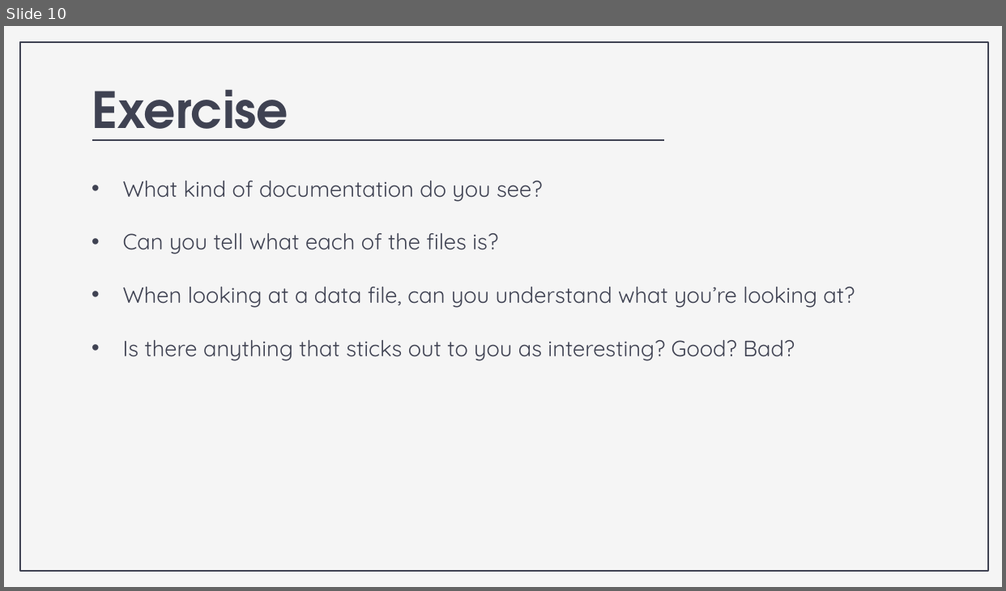
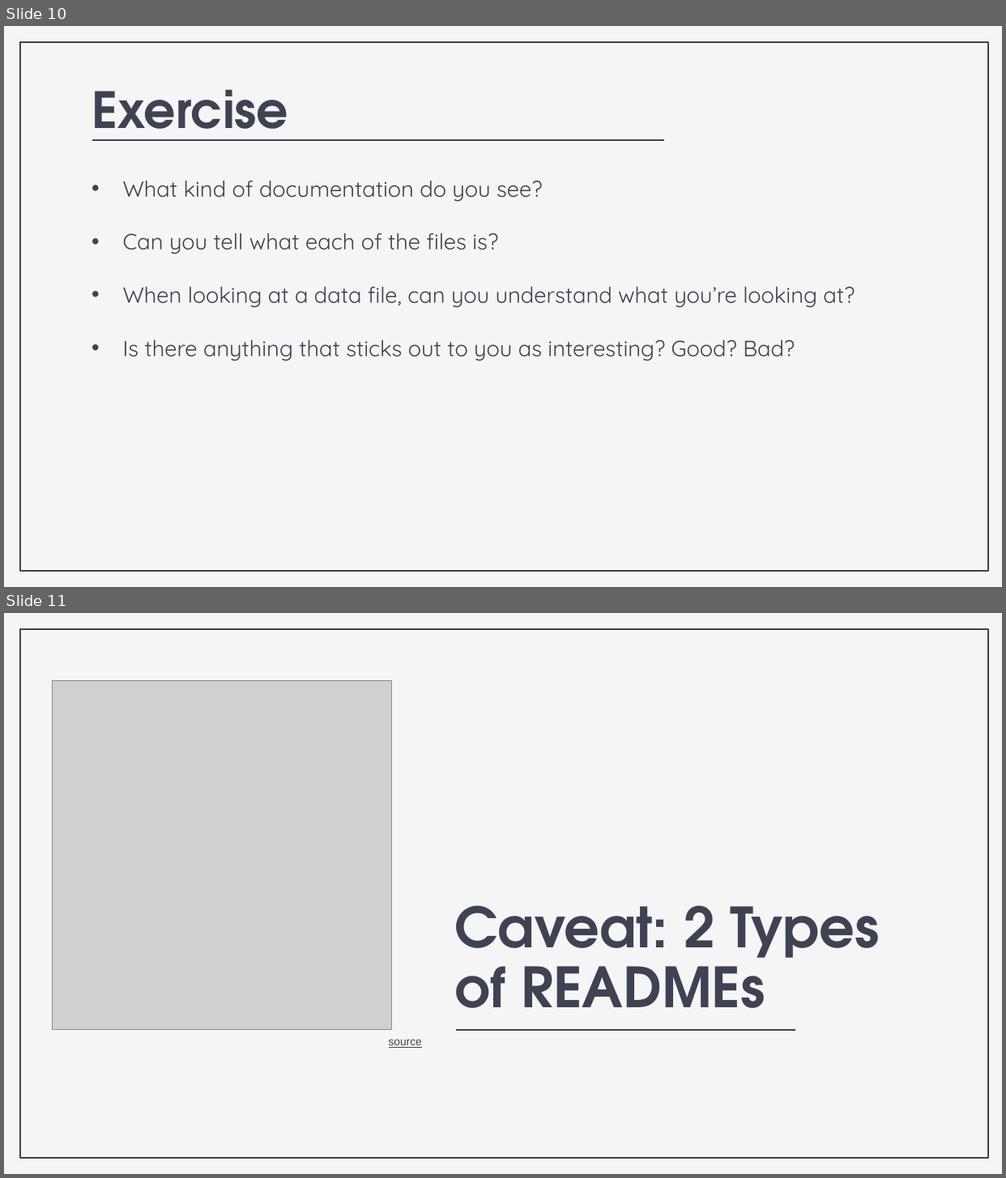
Before and after one commit to nickrochlin/rdm-jumpstart2, a slide deck: files/Block2-3_Documentation.pptx. Shown one above the other, each under a label of ours: slide 10 before the commit, slides 10 and 11 after it. The pictures are 1006x591 and 1006x1178 pixels, drawn with LibreOffice and Linux fonts; fonts in the diff are those of the drawing; grey boxes stand for pictures. Boxes give left, top, right and bottom in pixels: in the first picture for what was removed or moved away, otherwise in the second. Text is boxed around its words. In the diff, an @@ line names an element or a change of style, - is before the commit and + after.

```diff
--- a/files/Block2-3_Documentation.pptx
+++ b/files/Block2-3_Documentation.pptx
@@ slide 11 added at (x1=4, y1=613, x2=1002, y2=1174), background #F5F5F5; not listed: 1 template element that a slide beside it also shows @@
@@ picture added at (x1=52, y1=681, x2=391, y2=1030) @@
@@ title added at (x1=455, y1=905, x2=879, y2=1031), 40 pt, text #3F4252, bold @@
+Caveat: 2 Types of READMEs
@@ text added at (x1=389, y1=1039, x2=422, y2=1048), 8 pt, text #3F4252, underline @@
+source
@@ line added from (456, 1030) to (795, 1030), #3F4252 1.5 pt @@
```
Also in this commit, not shown: 2 slides changed, 6 other slides added, 1 slide removed, 2 other files.
